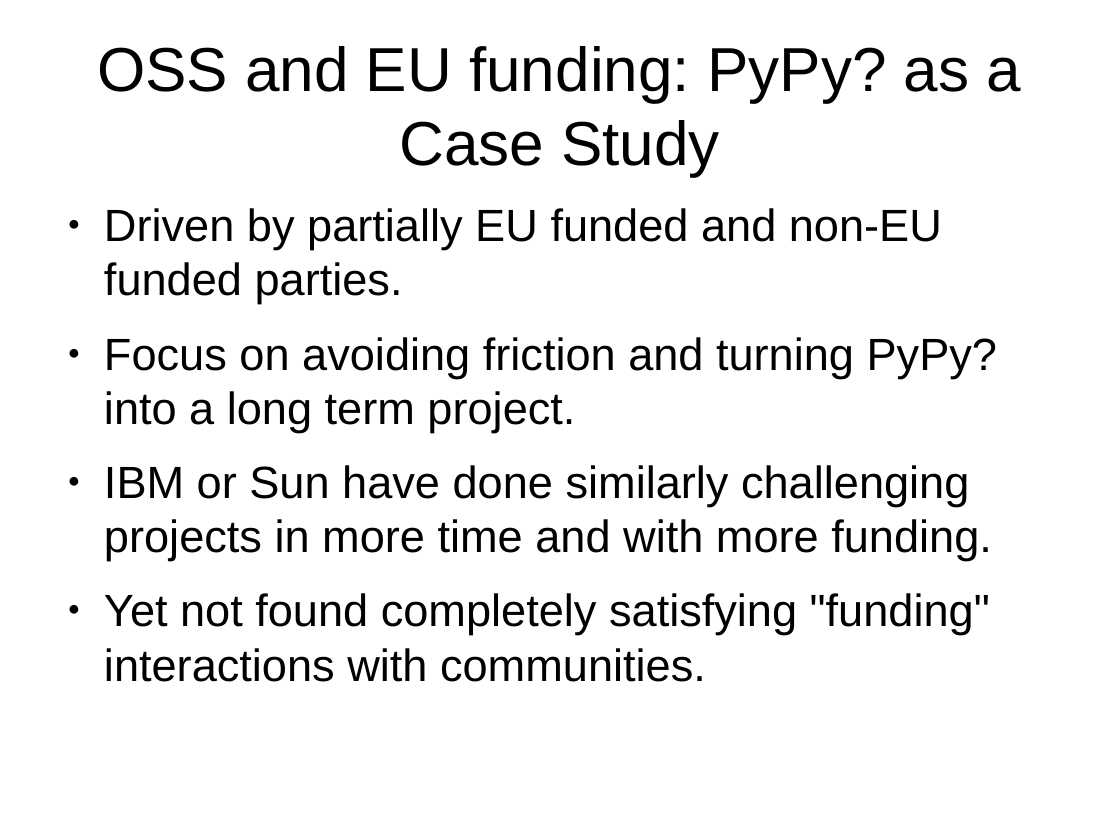
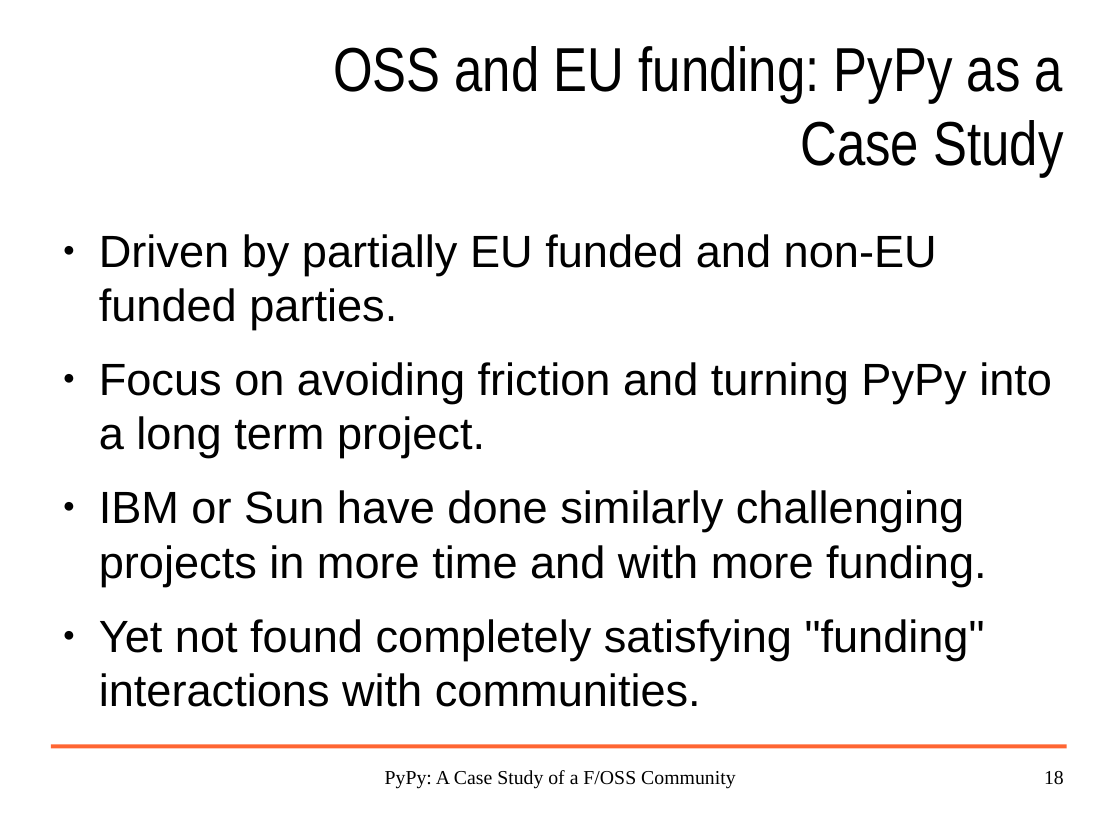
Before and after one commit to wdv4758h/pypy-extradoc, a slide deck: slide 18 of talk/pypy_euworkshop_2005-12-08/pypy-brussels-2005-12-08.odp (slide 14 before the commit). Drawn at 1120x840 pixels with LibreOffice and Linux fonts; fonts in the diff are those of the drawing; background and template pictures are left out. Boxes give left, top, right and bottom in pixels: in the first picture for what was removed or moved away, otherwise in the second. Text is boxed around its words. In the diff, an @@ line names an element or a change of style, - is before the commit and + after.

```diff
--- a/talk/pypy_euworkshop_2005-12-08/pypy-brussels-2005-12-08.odp
+++ b/talk/pypy_euworkshop_2005-12-08/pypy-brussels-2005-12-08.odp
@@ title at bbox=[333, 46, 1063, 177]: text changed; font Arial to Arial Narrow @@
-OSS and EU funding: PyPy? as a Case Study
+OSS and EU funding: PyPy as a Case Study
@@ text "Driven by partially EU funded ...": place and size @@
-text "Driven by partially EU funded ..." at bbox=[104, 208, 998, 682]
+text "Driven by partially EU funded ..." at bbox=[99, 234, 1052, 707]
@@ text at bbox=[99, 362, 1052, 458]: text changed @@
-● Focus on avoiding friction and turning PyPy? into a long term project.
+● Focus on avoiding friction and turning PyPy into a long term project.
@@ line added from (51, 747) to (1067, 747), #FF6633 2.89 pt @@
@@ text added at bbox=[385, 770, 736, 789], 14 pt, text #000000 @@
+PyPy: A Case Study of a F/OSS Community
@@ page number added at bbox=[1044, 771, 1064, 785], 14 pt, text #000000 @@
+18
```
Also in this commit, not shown: 23 other slides changed, 11 slides added, 4 slides removed, 1 other file.
